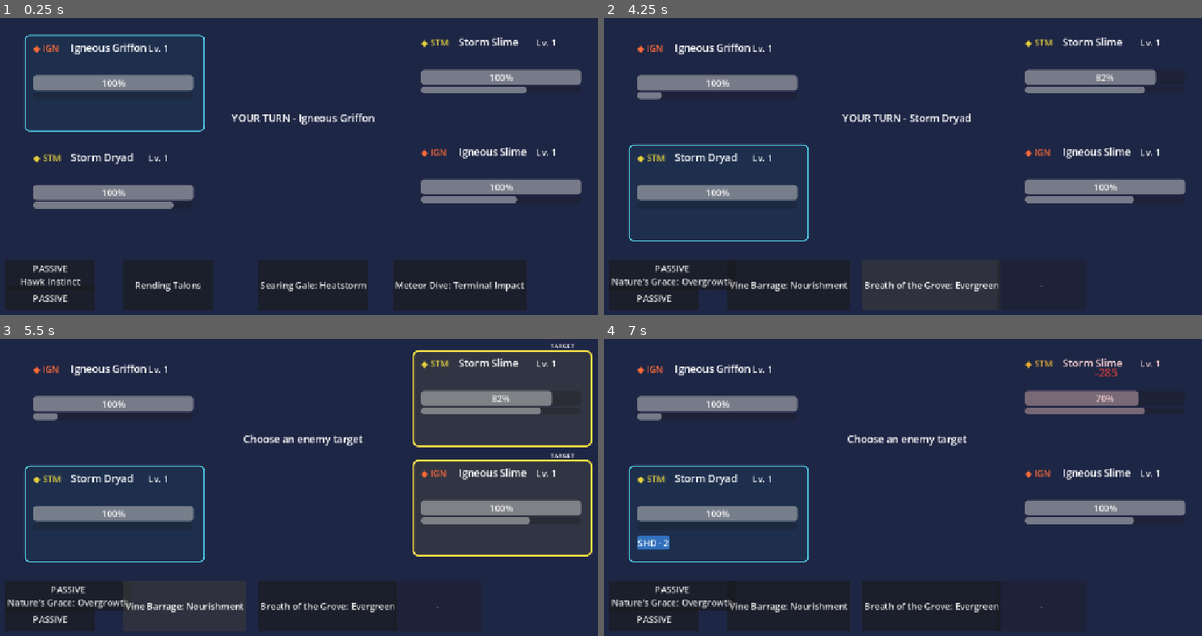
Above: before the commit, frames 1-4 (two rows, left to right).
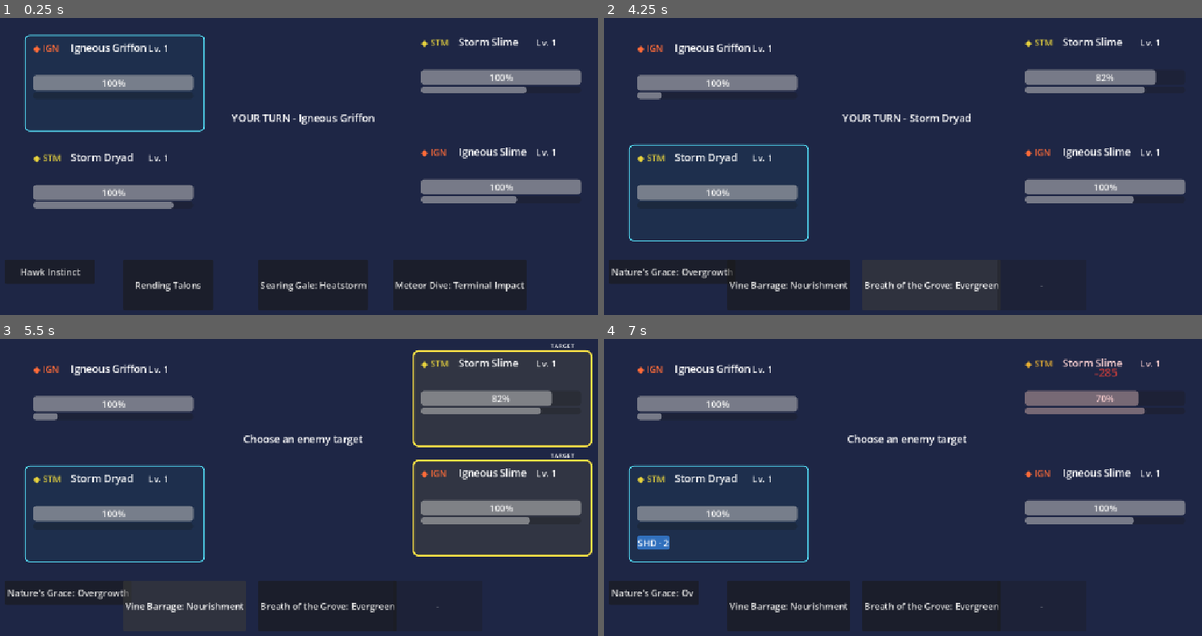
Above: after the commit, the same moments.

Repository: Akharyuu/monster-rpg
Game: Godot game, scene res://scenes/battle/battle_screen.tscn
Two runs of this game, one before a commit and one after it. Both use one fixed random seed, a clock stepped at 60 frames per second and the inputs below.
Inputs (mouse positions are in pixels of both pictures, inside the frame that each line leads up to):
- Up to frame 1 (0.25 s): no input
- Up to frame 2 (4.25 s): click (651, 297) at 0.5 s, where only the run before the commit has a clickable "PASSIVE"; click "PASSIVE Hawk Instinct" (after the commit: "Hawk Instinct") at 1.25 s; click "Rending Talons" at 2 s; click (1106, 77) at 2.77 s; click "Searing Gale: Heatstorm" at 3.5 s
- Up to frame 3 (5.5 s): click "PASSIVE Nature's Grace: Overg…" (after the commit: "Nature's Grace: Overgrowth") at 4.25 s; click "Vine Barrage: Nourishment" at 5 s
- Up to frame 4 (7 s): click "Breath of the Grove: Evergreen" at 5.75 s; click (1106, 398) at 6.52 s

The runs differ from the first frame. In frame 1, 1.6% of the frame differs, in the area x 0-16%, y 83-99%; in frame 2, 2.0%; in frame 3, 2.0%; in frame 4, 2.2%, in the area x 0-22%, y 81-99%.

Commit message:
Render up to two passive buttons in battle

Diff:
--- a/godot/scenes/battle/battle_screen.gd
+++ b/godot/scenes/battle/battle_screen.gd
@@ -13,6 +13,7 @@
 )
 
 @onready var passive_button = $"Passive Button"
+@onready var passive_button_2 = $"Passive Button 2"
 @onready var skill_1_button = $"Skill 1 Button"
 @onready var skill_2_button = $"Skill 2 Button"
 @onready var skill_3_button = $"Skill 3 Button"
@@ -631,30 +632,45 @@
 
 
 func _update_passive_button() -> void:
+    var buttons := [
+        passive_button,
+        passive_button_2
+    ]
+
+    for button in buttons:
+        button.text = "PASSIVE"
+        button.set_tooltip_passive({})
+        button.visible = false
+
     if (
         battle_controller.active_monster == null
         or battle_controller.active_monster not in allies
     ):
-        passive_button.text = "PASSIVE"
-        passive_button.set_tooltip_passive({})
-        passive_button.visible = false
-        return
-
-    var passive_data: Dictionary = (
-        battle_controller.active_monster.passive_tooltip
-    )
-
-    if passive_data.is_empty():
-        passive_button.text = "PASSIVE"
-        passive_button.set_tooltip_passive({})
-        passive_button.visible = false
-        return
-
-    passive_button.visible = true
-    passive_button.text = "PASSIVE\n%s" % str(
-        passive_data.get("name", "")
-    )
-    passive_button.set_tooltip_passive(passive_data)
+        return
+
+    var passive_list: Array = (
+        battle_controller.active_monster.passive_tooltips
+    )
+
+    if passive_list.is_empty():
+        var legacy: Dictionary = (
+            battle_controller.active_monster.passive_tooltip
+        )
+
+        if not legacy.is_empty():
+            passive_list = [legacy]
+
+    for index in range(
+        mini(buttons.size(), passive_list.size())
+    ):
+        var button = buttons[index]
+        var passive_data: Dictionary = passive_list[index]
+
+        button.visible = true
+        button.text = str(
+            passive_data.get("name", "PASSIVE")
+        )
+        button.set_tooltip_passive(passive_data)
 
 
 func set_target_selection(enabled: bool) -> void:
